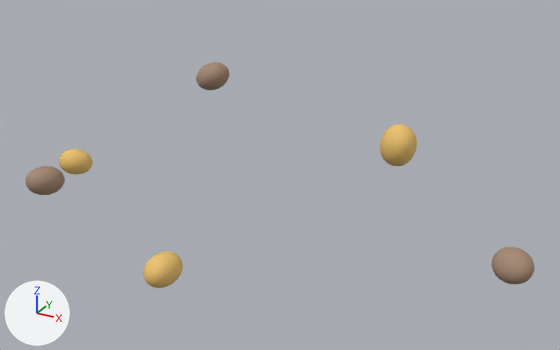
The glTF model assets/3d/native/feedingPebble-eating-effect.glb: old version first, new version second.
The view is the same before and after, from a camera (50 mm lens) standing at (0.62, -1.213, 0.63) and looking at (0.066, -0.205, 0.126). Arrows for +X, +Y and +Z are at lower left; the lights stay in place. The first picture is the older version. Both versions are drawn at frame 49 of the action 'Eating effect'; the numbers are the values there.

Objects in the first picture: 'Spilled kibble 1', 'Spilled kibble 2', 'Spilled kibble 3', 'Spilled kibble 4', 'Spilled kibble 5', 'Spilled kibble 6'.
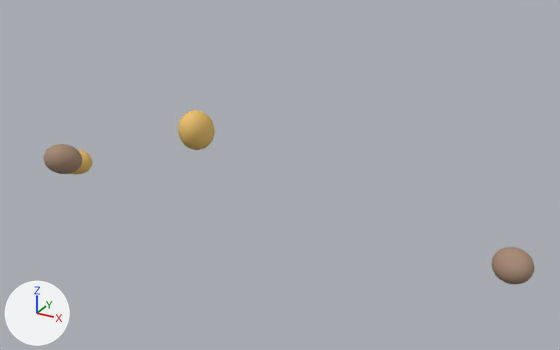
Pixel boxes (x1, y1, x2, y2) of what changed, in the pictures (560 x 350 px):
'Spilled kibble 3', moved, turned: before (143, 252, 183, 288); after (178, 110, 215, 150)
'Spilled kibble 4', moved, turned: before (25, 166, 65, 195); after (43, 144, 82, 174)
'Spilled kibble 5', moved, rescaled, turned (not visible afterwards): before (380, 124, 417, 166)
'Spilled kibble 6', moved, rescaled, turned (not visible afterwards): before (196, 62, 229, 90)

The change, as a diff of the scene's bpy script:
```diff
--- a/assets/3d/native/feedingPebble-eating-effect.glb.py
+++ b/assets/3d/native/feedingPebble-eating-effect.glb.py
@@ ob_spilled_kibble_3 @@
 ob_spilled_kibble_3.parent = ob_feedingpebble_meal_effect
-ob_spilled_kibble_3.location = (-0.0143, -0.42, 0.038)
-ob_spilled_kibble_3.rotation_euler = (-0.742, 0.0416, 1.542)  # degrees (-43, 2.4, 88)
+ob_spilled_kibble_3.location = (-0.0111, -0.323, 0.228)
+ob_spilled_kibble_3.rotation_euler = (-1.444, 0.949, 1.542)  # degrees (-83, 54, 88)
 ob_spilled_kibble_3.scale = (0.033, 0.028, 0.025)
@@ ob_spilled_kibble_4 @@
 ob_spilled_kibble_4.parent = ob_feedingpebble_meal_effect
-ob_spilled_kibble_4.location = (-0.336, -0.324, 0.0761)
-ob_spilled_kibble_4.rotation_euler = (-0.742, 0.0416, 0.842)  # degrees (-43, 2.4, 48)
+ob_spilled_kibble_4.location = (-0.312, -0.301, 0.113)
+ob_spilled_kibble_4.rotation_euler = (-0.964, 0.329, 0.842)  # degrees (-55, 19, 48)
 ob_spilled_kibble_4.scale = (0.033, 0.028, 0.025)
@@ ob_spilled_kibble_5 @@
 ob_spilled_kibble_5.parent = ob_feedingpebble_meal_effect
-ob_spilled_kibble_5.location = (0.276, -0.245, 0.231)
-ob_spilled_kibble_5.rotation_euler = (1.678, 2.167, -0.8)  # degrees (96, 124, -46)
-ob_spilled_kibble_5.scale = (0.033, 0.028, 0.025)
+ob_spilled_kibble_5.location = (0.0766, -0.0646, 0.12)
+ob_spilled_kibble_5.scale = (0.0, 0.0, 0.0)
@@ ob_spilled_kibble_6 @@
 ob_spilled_kibble_6.parent = ob_feedingpebble_meal_effect
-ob_spilled_kibble_6.location = (-0.172, -0.0357, 0.213)
-ob_spilled_kibble_6.rotation_euler = (0.378, 0.488, -2.9)  # degrees (22, 28, -166)
-ob_spilled_kibble_6.scale = (0.033, 0.028, 0.025)
+ob_spilled_kibble_6.location = (-0.107, -0.0215, 0.12)
+ob_spilled_kibble_6.scale = (0.0, 0.0, 0.0)
```
